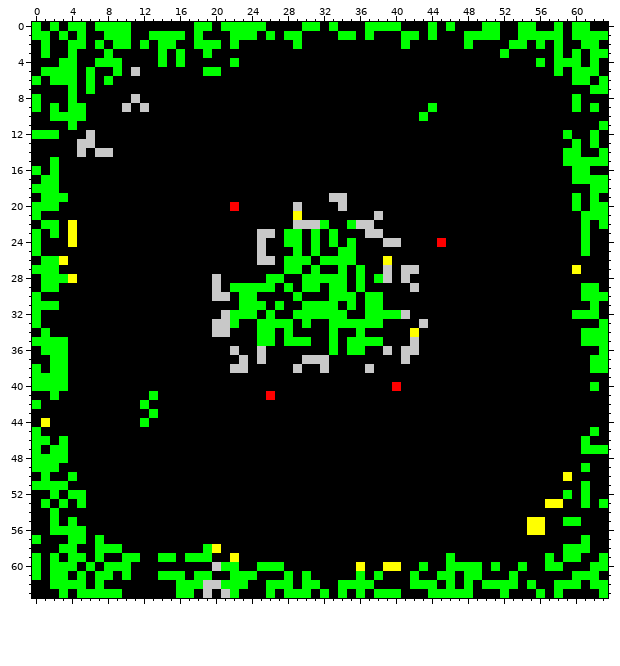
One commit to this pixel-art sprite: FinalYearProject/TowerDefense/res/materials/textures/map2.png. Above is the file before it was changed.
The file is 64x64 pixels.
The result:
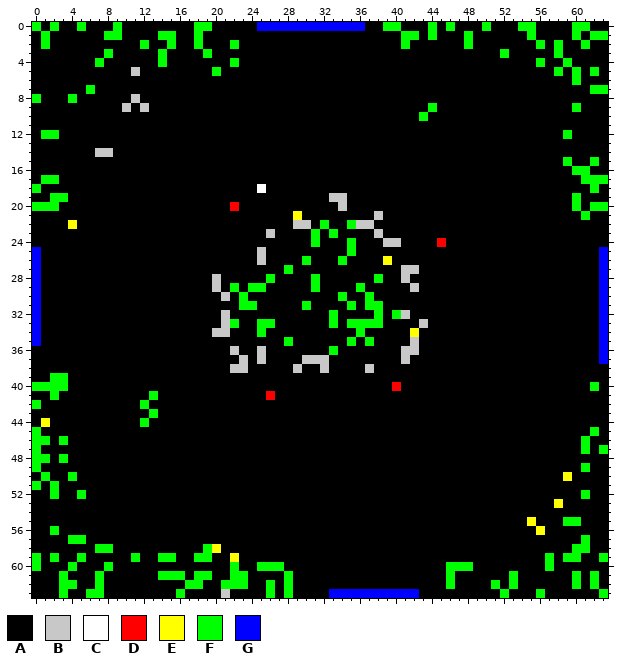
Palette (. is transparent): A #000000  B #c8c8c8  C #ffffff  D #ff0000  E #ffff00  F #00ff00  G #0000ff
From old to new:
Changed rows in their new state; - is an unchanged pixel.
first column x 0:
 0 ----A--AA-A----------AAAAGGGGGGGGGGGGAA------------A------A-----
 1 A--A-A----A--A--A-----AAA-A-AA----AA-A-----------AAA--A-AAA--A--
 2 ----AA-A-AA---A----AA--------A-----------------------AA-------A-
 3 -A--A-----------A-------------------------------------------A-AA
 4 ---AA---AA------A-----------------------------------------A-A-A-
 5 -AAAA-A--A---------A-----------------------------------------A--
 6 A-AAA-A-A----------------------------------------------------A-A
 7 ----A-----------------------------------------------------------
 8 ------------------------------------------------------------A---
 9 A-A-AA--------------------------------------------------------A-
10 --AAAA----------------------------------------------------------
11 ----A----------------------------------------------------------A
12 A-----A-------------------------------------------------------A-
13 -----AA-----------------------------------------------------A-A-
14 -----A-----------------------------------------------------AA--A
15 --A---------------------------------------------------------AA-A
16 A-A-------------------------------------------------------------
17 ------------------------------------------------------------A---
18 -AA----------------------C-------------------------------------A
19 -A------------------------------------------------------------A-
20 -----------------------------A----------------------------------
21 A-------------------------------------------------------------AA
22 -AA----------------------------A-----------------------------A-A
23 A-A-A--------------------A--AA-------A-----------------------A--
24 A---A--------------------A--AA---A---------------------------A--
25 G----------------------------A-A--A--------------------------A-G
26 GAAA----------------------A-AA--AA-A---------------------------G
27 GAA--------------------------A-A--A-A--A--------------------A--G
28 GAAAA----------------------A--A-AAA-A--A-----------------------G
29 GAA--------------------A--A-A-A--AA--------------------------AAG
30 G-------------------A---A----A---A-A--A----------------------AAG
31 GAA----------------------A-A---AAA----------------------------AG
32 G---------------------AAA-A--AAAA-A--A-A--------------------AAAG
33 G-------------------A------AA-A---A----------------------------G
34 GA------------------------A-A----A---------------------------AAG
35 GAAA---------------------AA--AA--A--A-A----------------------AAG
36 -AAA-------------------------------AA--A-----------------------G
37 --AA----------------------------------------------------------AG
38 A-AA----------------------------------------------------------AA
39 AA--------------------------------------------------------------
first column x 0:
47 --AA----------------------------------------------------------A-
48 --A-------------------------------------------------------------
49 -AA-------------------------------------------------------------
51 -A-A---------------------------------------------------------A--
52 ----A------------------------------------------------------A----
53 -A-A-A---------------------------------------------------A---A-A
54 --A-------------------------------------------------------------
55 --A-A---------------------------------------------------A-------
56 ---AAA-------------------------------------------------A--------
57 A------A--------------------------------------------------------
58 ---AA----A-------------------------------------------------A----
59 ----A--A--A------A----------------------------A-----------------
60 --AA--A--AA---------AA--------------A--AA--A-----A-A--A---A---AA
61 A-A--A--A-A-------------A-----A-----A-A---A--A--AA-----------A--
62 --A--A----------A--AA------A--AA--AAAA----AAA---A-A-A--A--AA---A
63 -----A--AA-------A-A--A------AA-AGGGGGGGGGG-AAAAA---------A-----
Boxes around the changes in both pictures, in picture pixels (x1, y1, x2, y2):
changed: (32, 22, 392, 382)
changed: (473, 22, 608, 373)
changed: (32, 445, 131, 598)
changed: (590, 445, 599, 454)
changed: (176, 481, 608, 598)
